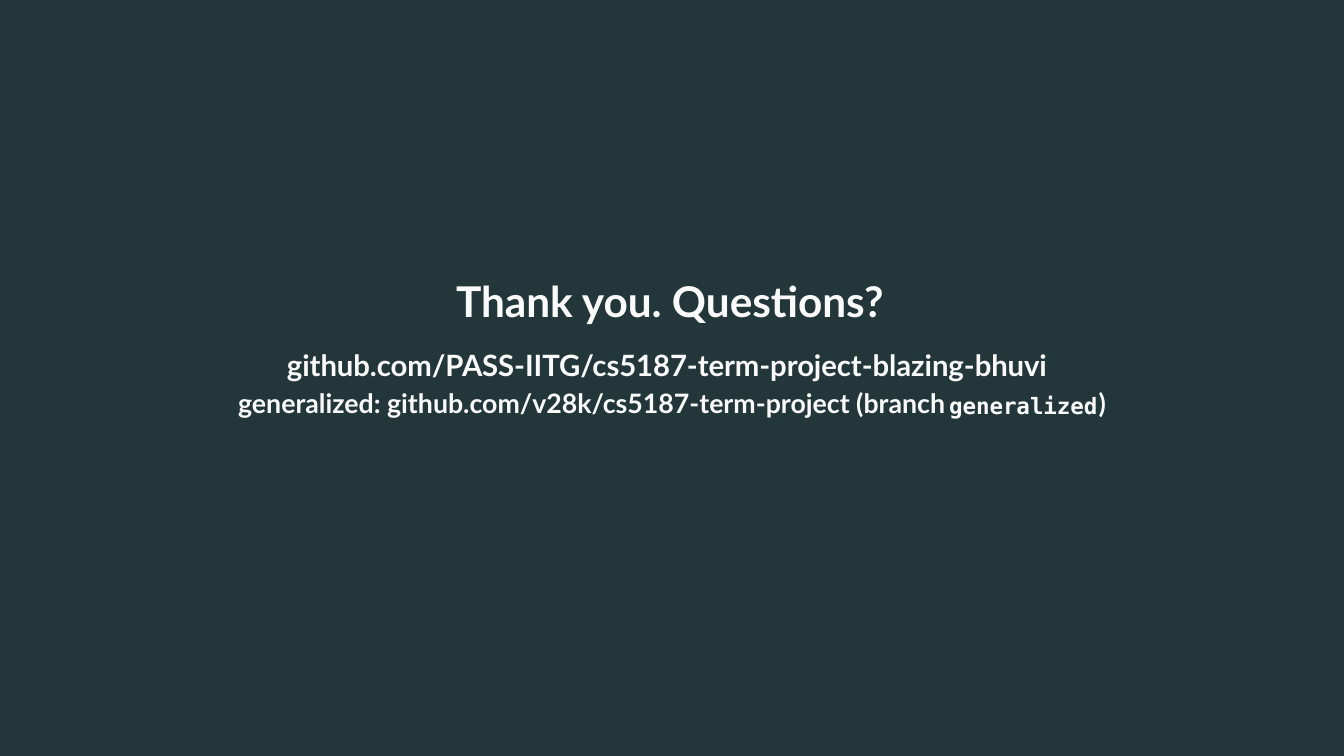
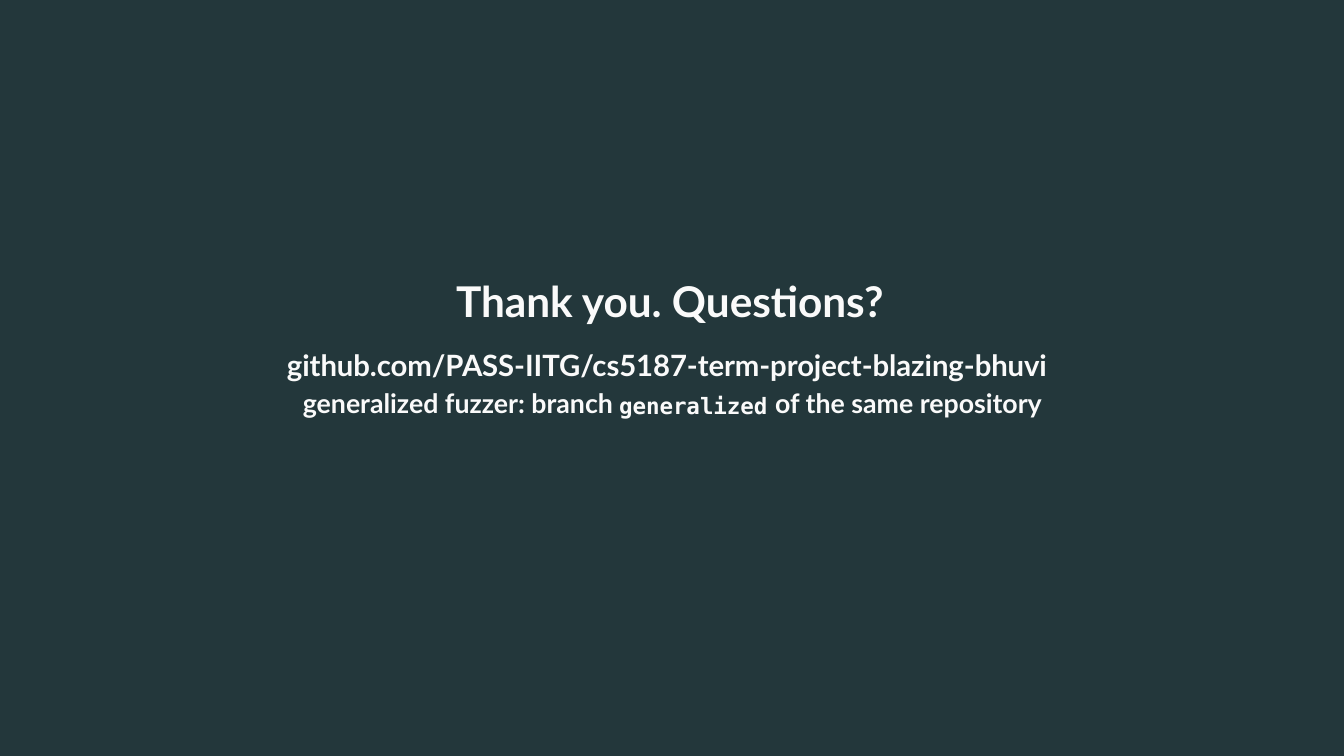
Before and after one commit to v28k/cs5187-term-project, a slide deck: slide 24 of completion/slides/final_presentation.pptx. Drawn at 1344x756 pixels with LibreOffice and Linux fonts; fonts in the diff are those of the drawing. Boxes give left, top, right and bottom in pixels: in the first picture for what was removed or moved away, otherwise in the second. Text is boxed around its words. In the diff, an @@ line names an element or a change of style, - is before the commit and + after.

```diff
--- a/completion/slides/final_presentation.pptx
+++ b/completion/slides/final_presentation.pptx
@@ text removed at (x1=1099, y1=386, x2=1124, y2=418) @@
-)
@@ text removed at (x1=238, y1=392, x2=945, y2=418) @@
-generalized: github.com/v28k/cs5187-term-project (branch
@@ text added at (x1=303, y1=393, x2=613, y2=418), 9 pt, text #FAFAFA, bold @@
+generalized fuzzer: branch
@@ text "generalized" moved from (x1=949, y1=396, x2=1097, y2=419) to (x1=619, y1=396, x2=767, y2=419) @@
@@ text added at (x1=775, y1=393, x2=1042, y2=418), 9 pt, text #FAFAFA, bold @@
+of the same repository
```
Also in this commit, not shown: 7 other slides changed, 13 other files.
